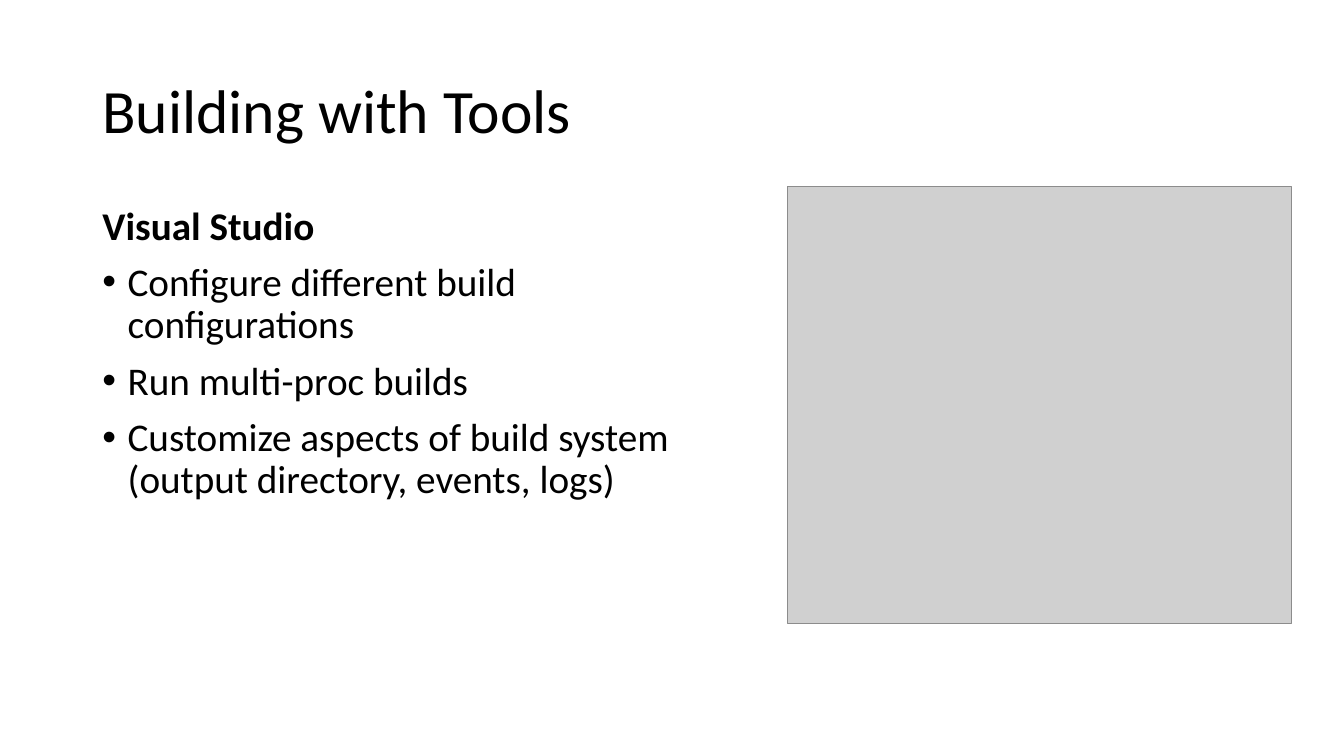
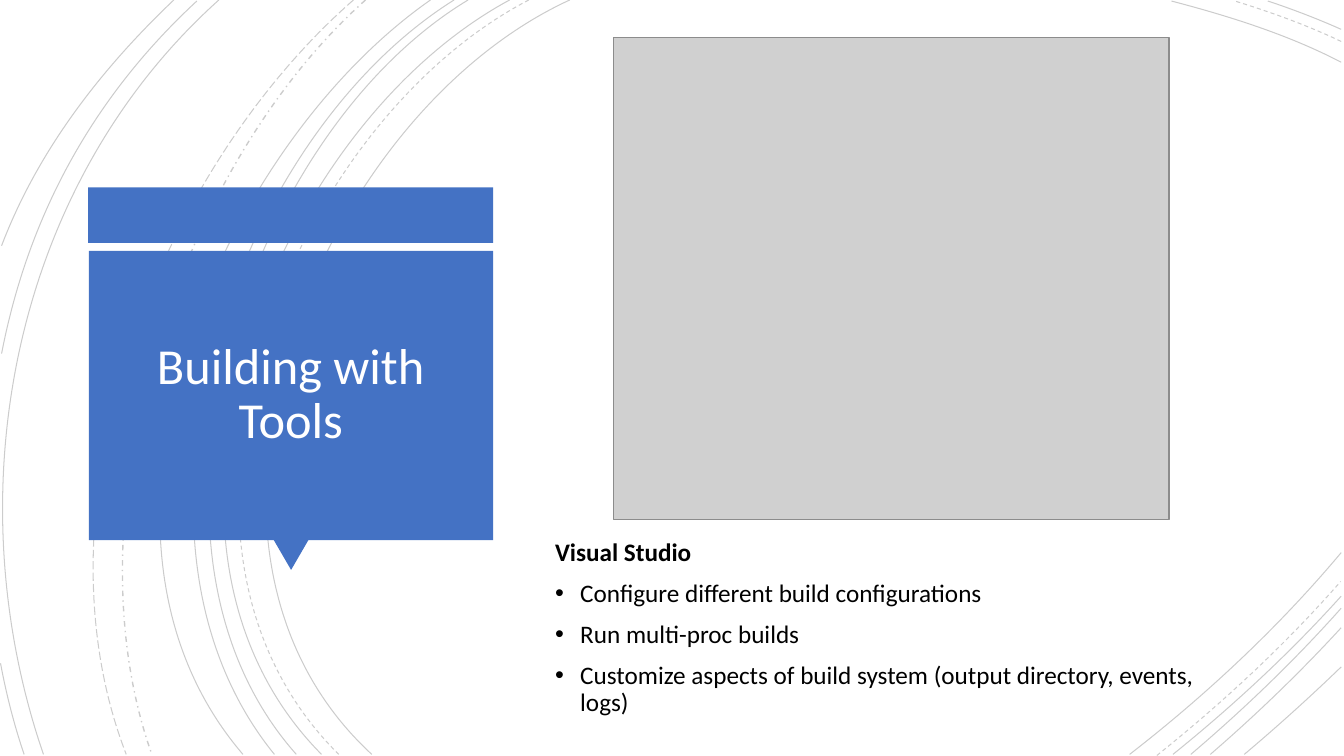
Before and after one commit to isaacrlevin/levin-talks, a slide deck: slide 5 of ASP.NETCoreDeployment/Ship It Good.pptx. Drawn at 1344x756 pixels with LibreOffice and Linux fonts; fonts in the diff are those of the drawing; grey boxes stand for pictures. Boxes give left, top, right and bottom in pixels: in the first picture for what was removed or moved away, otherwise in the second. Text is boxed around its words. In the diff, an @@ line names an element or a change of style, - is before the commit and + after.

```diff
--- a/ASP.NETCoreDeployment/Ship It Good.pptx
+++ b/ASP.NETCoreDeployment/Ship It Good.pptx
@@ group added at bbox=[0, 0, 1342, 756]: 21 freeform shapes @@
@@ picture: place and size @@
-picture at bbox=[787, 187, 1292, 623]
+picture at bbox=[613, 37, 1169, 519]
@@ rectangle added at bbox=[564, 89, 1255, 417], fill #FFFFFF @@
@@ rectangle added at bbox=[89, 188, 494, 243], fill #4472C4 @@
@@ rectangle added at bbox=[89, 251, 493, 540], fill #4472C4 @@
@@ title "Building with Tools": place and size @@
-title "Building with Tools" at bbox=[102, 90, 571, 144]
+title "Building with Tools" at bbox=[157, 349, 424, 439]
@@ title "Building with Tools" at bbox=[157, 349, 424, 439]: size 44 to 36 pt, text colour #000000 to #FFFFFF; alignment left to centre @@
@@ text "Visual Studio": place and size @@
-text "Visual Studio" at bbox=[102, 212, 668, 500]
+text "Visual Studio" at bbox=[555, 543, 1193, 716]
@@ text "Visual Studio" at bbox=[555, 543, 1193, 716]: size 28 to 18 pt @@
@@ triangle added at bbox=[273, 540, 309, 571], fill #4472C4 @@
```
Also in this commit, not shown: 21 other slides changed, 6 slides added, 1 slide removed, 7 other files.
